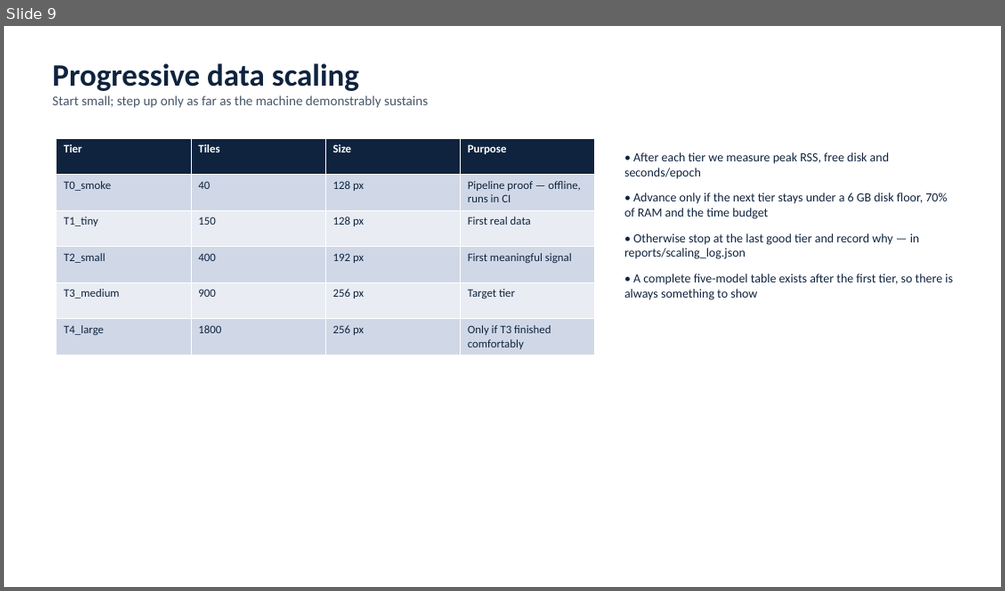
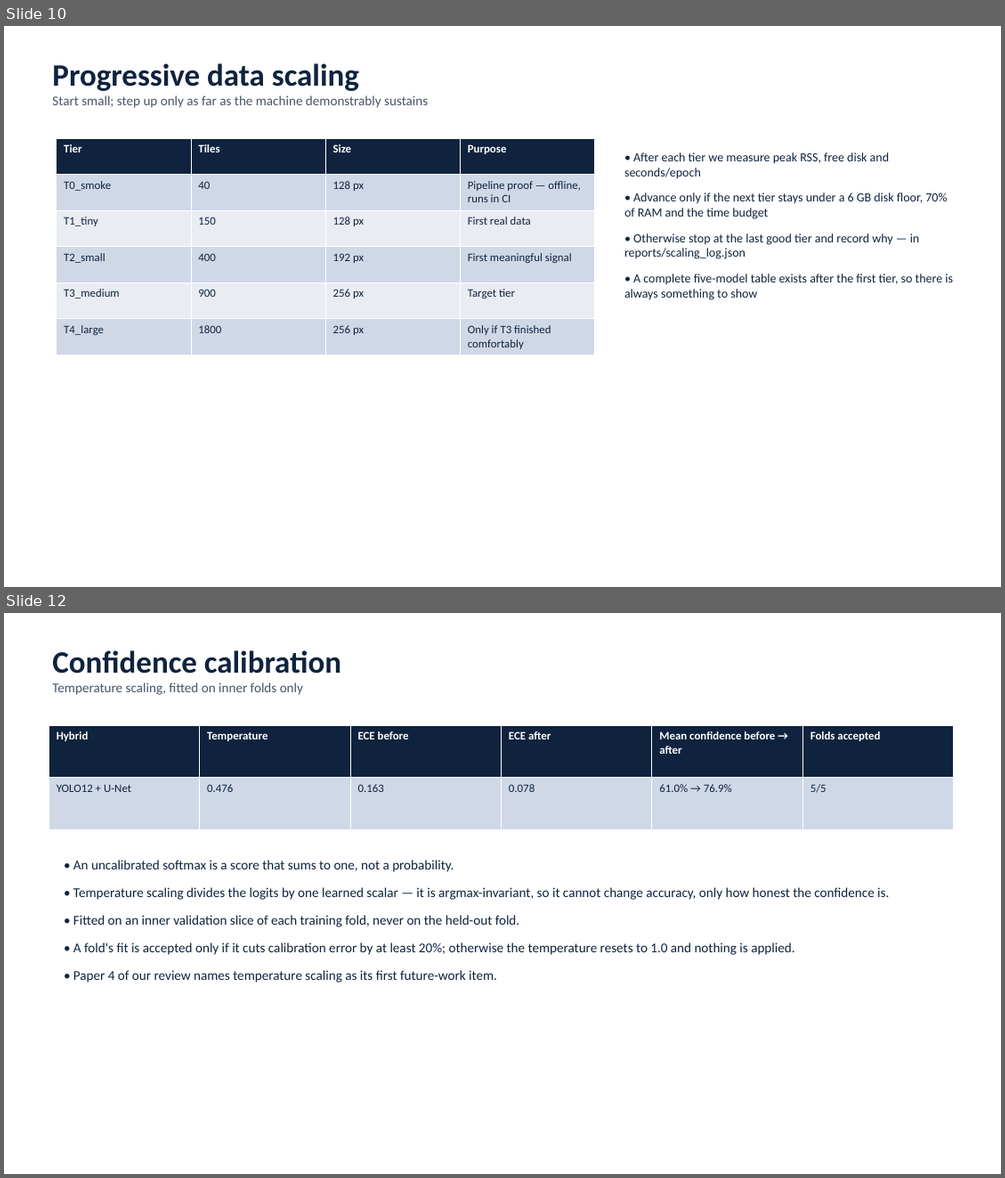
Before and after one commit to tejgokani/flood-crop-damage-ai, a slide deck: slides/Techathon_PS6.pptx. Shown one above the other, each under a label of ours: slide 9 before the commit, slides 10 and 12 after it; the slides between them are not shown. The pictures are 1005x591 and 1005x1178 pixels, drawn with LibreOffice and Linux fonts; fonts in the diff are those of the drawing. Boxes give left, top, right and bottom in pixels: in the first picture for what was removed or moved away, otherwise in the second. Text is boxed around its words. In the diff, an @@ line names an element or a change of style, - is before the commit and + after.

Commit message:
feat(report,slides): cross-validated results, merged across separately-run models
cv_report.load() now assembles from the per-model cv_<model>.json files, which are rewritten
after every fold. The two models do not cost the same per epoch -- CNN+LSTM runs at 146s/epoch
against YOLO12's 55s -- so matching their epoch budgets means running them with different
wall-clock caps, and a split run must be indistinguishable from a single one. It also means an
interrupted run still reports whatever completed.

Slide deck rebuilt around the cross-validated numbers, with a new slide making the central
point explicit: the problem was memorisation, not architecture, and the fix list deliberately
does not include 'train longer'.

```diff
--- a/slides/Techathon_PS6.pptx
+++ b/slides/Techathon_PS6.pptx
@@ slide 12 added at bbox=[4, 613, 1001, 1174], background #FFFFFF @@
@@ text added at bbox=[52, 650, 341, 695], 13 pt, text #475569 @@
+Confidence calibration
+Temperature scaling, fitted on inner folds only
@@ table added at bbox=[48, 725, 955, 830], 2 rows, 6 columns @@
+Hybrid | Temperature | ECE before | ECE after | Mean confidence before → after | Folds accepted
+YOLO12 + U-Net | 0.476 | 0.163 | 0.078 | 61.0% → 76.9% | 5/5
@@ text added at bbox=[73, 860, 889, 982], 13 pt, text #0F233E @@
+• An uncalibrated softmax is a score that sums to one, not a probability.
+• Temperature scaling divides the logits by one learned scalar — it is argmax-invariant, so it cannot change accuracy, only how honest the confidence is.
+• Fitted on an inner validation slice of each training fold, never on the held-out fold.
+• A fold's fit is accepted only if it cuts calibration error by at least 20%; otherwise the temperature resets to 1.0 and nothing is applied.
+• Paper 4 of our review names temperature scaling as its first future-work item.
@@ what was slide 9 is now slide 10 @@
```
Also in this commit, not shown: 2 slides changed, 4 other slides added, 2 slides removed, 3 other files.
